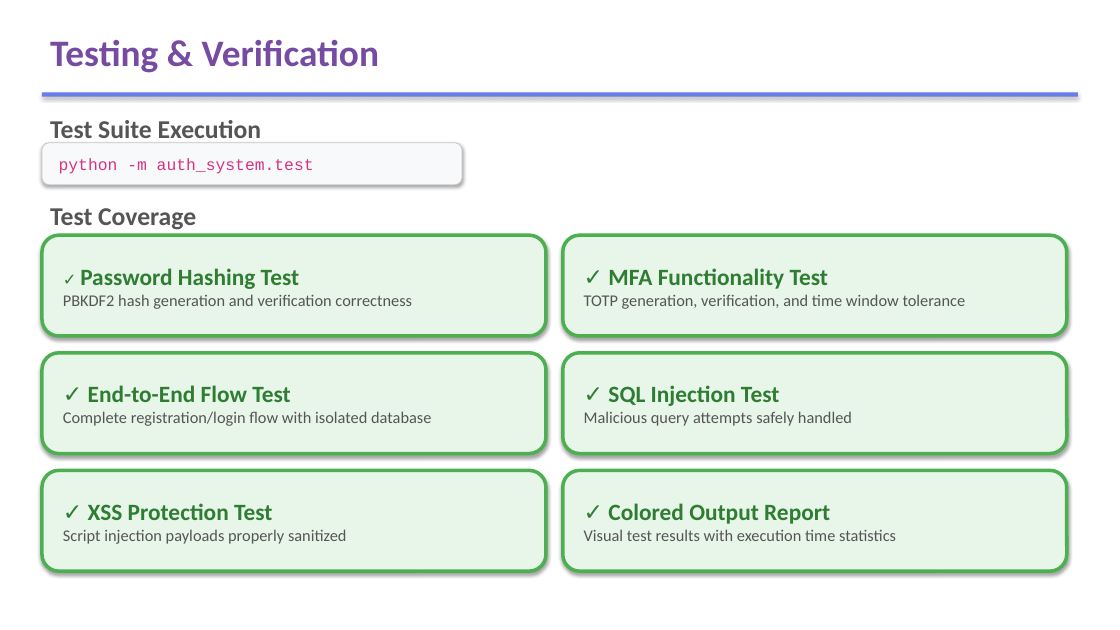
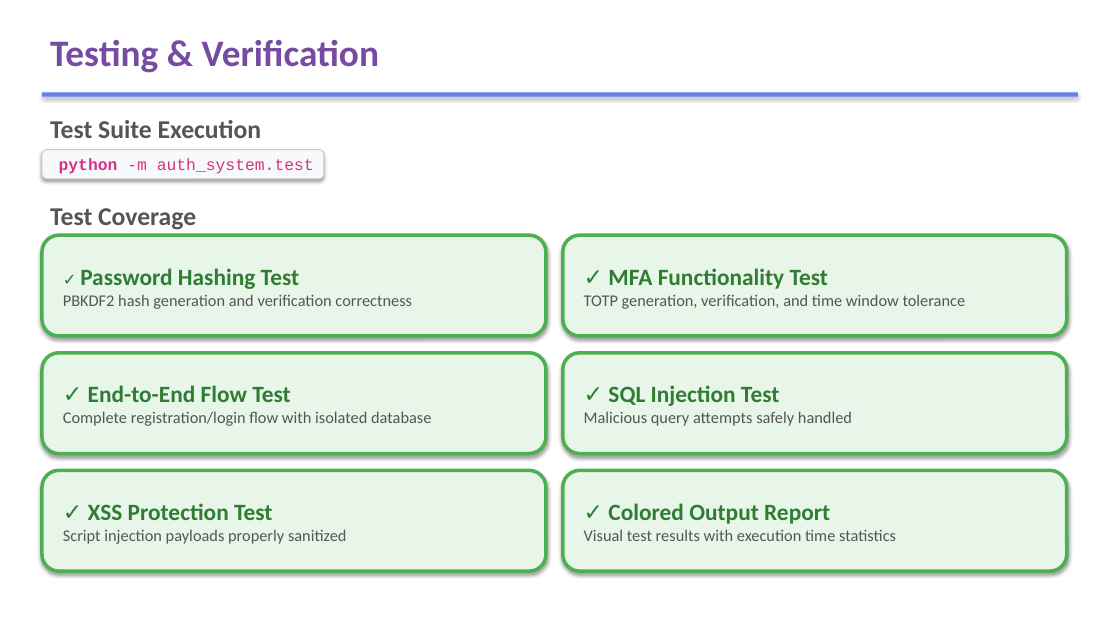
Before and after one commit to NTUT-Leo/SSRE, a slide deck: slide 5 of report/113598101_SSRE_report.pptx. Drawn at 1120x630 pixels with LibreOffice and Linux fonts; fonts in the diff are those of the drawing. Boxes give left, top, right and bottom in pixels: in the first picture for what was removed or moved away, otherwise in the second. Text is boxed around its words. In the diff, an @@ line names an element or a change of style, - is before the commit and + after.

```diff
--- a/report/113598101_SSRE_report.pptx
+++ b/report/113598101_SSRE_report.pptx
@@ rounded rectangle: place and size @@
-rounded rectangle at [42, 143, 462, 185]
+rounded rectangle at [42, 150, 324, 179]
@@ text "python -m auth_system.test" at [59, 158, 314, 174]: bold on in "python" @@
```
Also in this commit, not shown: 1 other slide changed, 4 other files.
